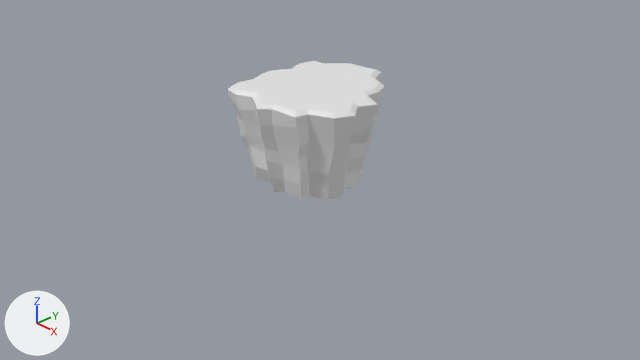
The Blender file TeamProject/BlenderFiles/cliffMaybe.blend, before and after one commit.
The view is the same before and after, from the file's camera 'Camera'. Arrows for +X, +Y and +Z are at lower left; the lights stay in place.
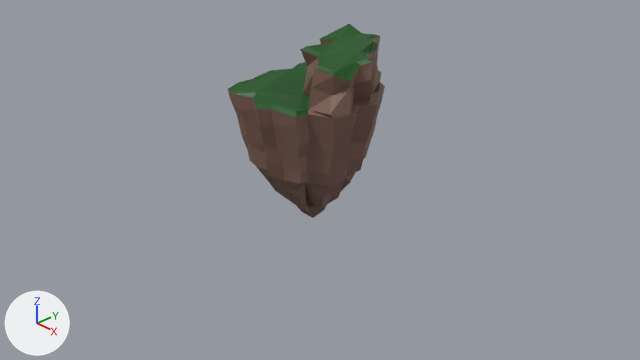
Boxes (x1, y1, x2, y2) around the edits, measured in the pictures (640 x 360 px):
'Plane', reshaped (39% taller)
    before: (228, 61, 385, 200)
    after: (228, 24, 385, 218)
part 1 of me_plane, built on
    before: (237, 115, 366, 200)
    after: (237, 116, 359, 218)
part 2 of me_plane, built on
    before: (232, 61, 385, 138)
    after: (232, 24, 385, 138)
part 3 of me_plane, recoloured (white to green)
    both: (228, 67, 308, 117)
part 4 of me_plane, recoloured (grey to brown)
    both: (228, 73, 382, 185)

Diff of the bpy script that builds the scene:
```diff
--- a/TeamProject/BlenderFiles/cliffMaybe.blend.py
+++ b/TeamProject/BlenderFiles/cliffMaybe.blend.py
@@ mat_0_000_0_084_0_0007 @@
+mat_0_000_0_084_0_0007 = principled_material('0.000,0.084,0.0007')
+mat_0_000_0_084_0_0007.base_color = (0.0, 0.0835, 0.00071)  # dark green #005202
@@ mat_0_200_0_109_0_084 @@
+mat_0_200_0_109_0_084 = principled_material('0.200,0.109,0.084')
+mat_0_200_0_109_0_084.base_color = (0.2, 0.109, 0.084)  # brown #7c5d52
@@ me_plane @@
 # used by ob_plane; location = (0.0, 0.0, 0.0)
-me_plane.from_pydata(...)  # 208 vertices, 184 faces; spans x -0.87..0.89, y -0.97..0.99, z 0.0..1.2
+me_plane.from_pydata(...)  # 353 vertices, 323 faces; spans x -0.87..0.89, y -0.97..0.99, z -0.64..1.73
+# me_plane part 1
+# 26 vertices are removed from x -0.66..0.63, y -0.72..0.71, z 0.0
+# 27 faces are deleted
+# 3 vertices in x -0.69..-0.65, y -0.59..0.25, z 0.23..0.64 move by (-0.01, 0.0, 0.0)
+# 13 vertices move from x -0.75..0.69, y -0.86..0.58, z 0.19..0.81 to x -0.74..0.69, y -0.85..0.57, z 0.19..0.81
+# 104 vertices are added at x -0.58..0.55, y -0.67..0.64, z -0.64..0.12
+# 105 new faces join them, mat_0_200_0_109_0_084 (brown #7c5d52)
+# me_plane part 2
+# 1 face is deleted
+# 19 vertices move from x -0.85..0.82, y -0.93..0.92, z 0.93..1.2 to x -0.86..0.87, y -0.94..0.94, z 0.93..1.26
+# 67 vertices are added at x -0.51..0.85, y -0.57..0.92, z 1.13..1.73
+# 22 new faces join them, mat_0_000_0_084_0_0007 (dark green #005202)
+# 40 new faces join them, mat_0_200_0_109_0_084 (brown #7c5d52)
+# me_plane part 3: 14 faces spanning x -0.87..0.5, y -0.97..0.67, z 1.15..1.21 switch from no material to mat_0_000_0_084_0_0007 (dark green #005202)
+# me_plane part 4: 142 faces spanning x -0.87..0.89, y -0.97..0.99, z 0.18..1.26 switch from no material to mat_0_200_0_109_0_084 (brown #7c5d52)
```
